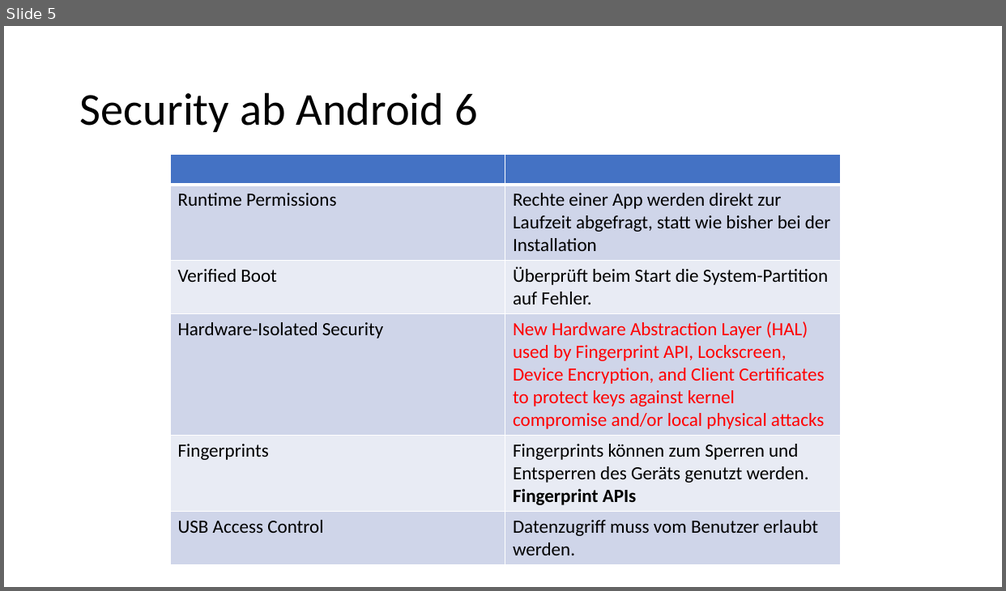
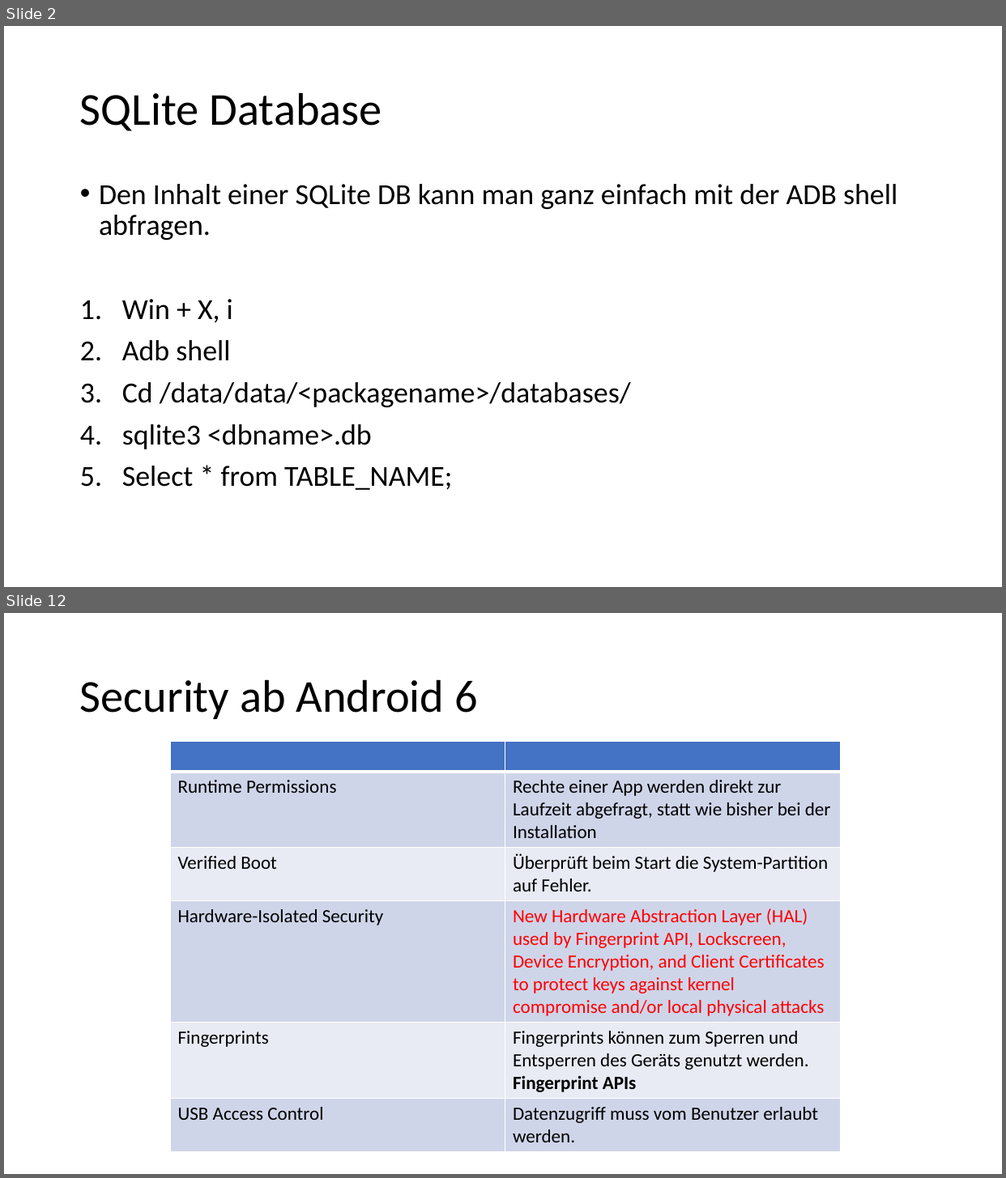
Before and after one commit to EricBuchinger/NVS_Referat, a slide deck: Android Panzenboeck.pptx. Shown one above the other, each under a label of ours: slide 5 before the commit, slides 2 and 12 after it; the slides between them are not shown. The pictures are 1006x591 and 1006x1178 pixels, drawn with LibreOffice and Linux fonts; fonts in the diff are those of the drawing. Boxes give left, top, right and bottom in pixels: in the first picture for what was removed or moved away, otherwise in the second. Text is boxed around its words. In the diff, an @@ line names an element or a change of style, - is before the commit and + after.

```diff
--- a/Android Panzenboeck.pptx
+++ b/Android Panzenboeck.pptx
@@ slide 2 added at (x1=4, y1=26, x2=1002, y2=587), background #FFFFFF @@
@@ title added at (x1=80, y1=92, x2=382, y2=131), 44 pt, text #000000 @@
+SQLite Database
@@ text added at (x1=99, y1=184, x2=897, y2=490), 28 pt, text #000000 @@
+• Den Inhalt einer SQLite DB kann man ganz einfach mit der ADB shell abfragen.
+1. Win + X, i
+2. Adb shell
+3. Cd /data/data/<packagename>/databases/
+4. sqlite3 <dbname>.db
+5. Select * from TABLE_NAME;
@@ what was slide 5 is now slide 12 @@
```
Also in this commit, not shown: 2 slides changed, 9 other slides added, 2 slides removed, 4 other files.
